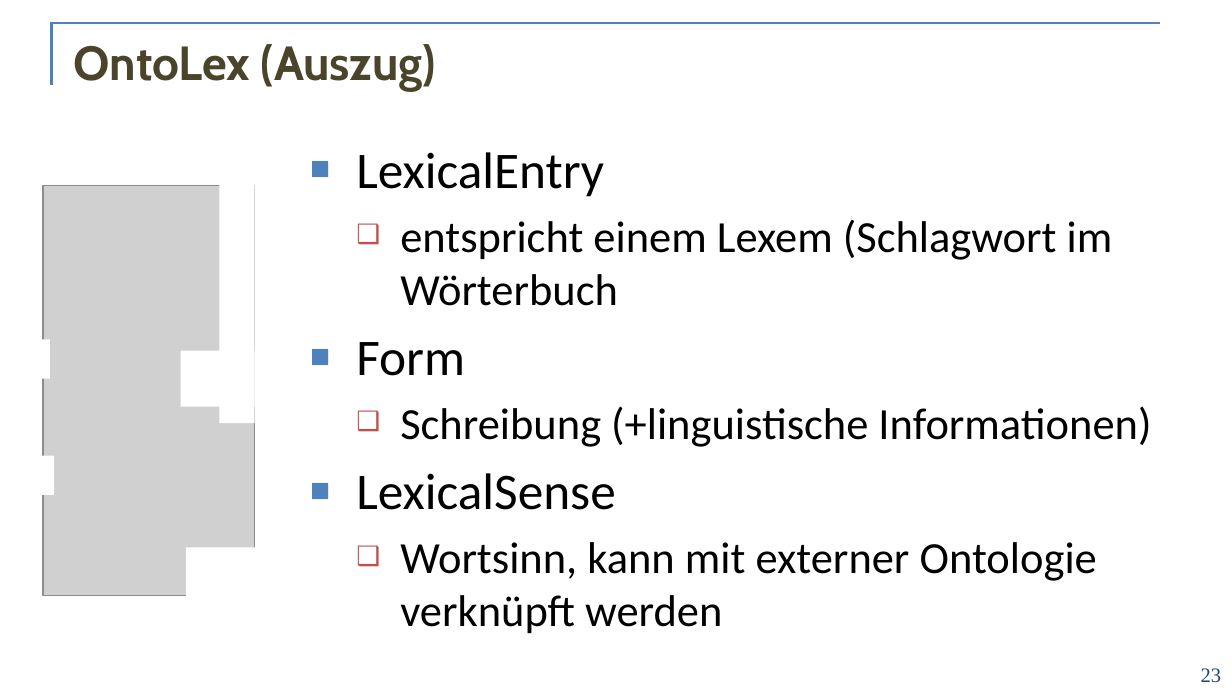
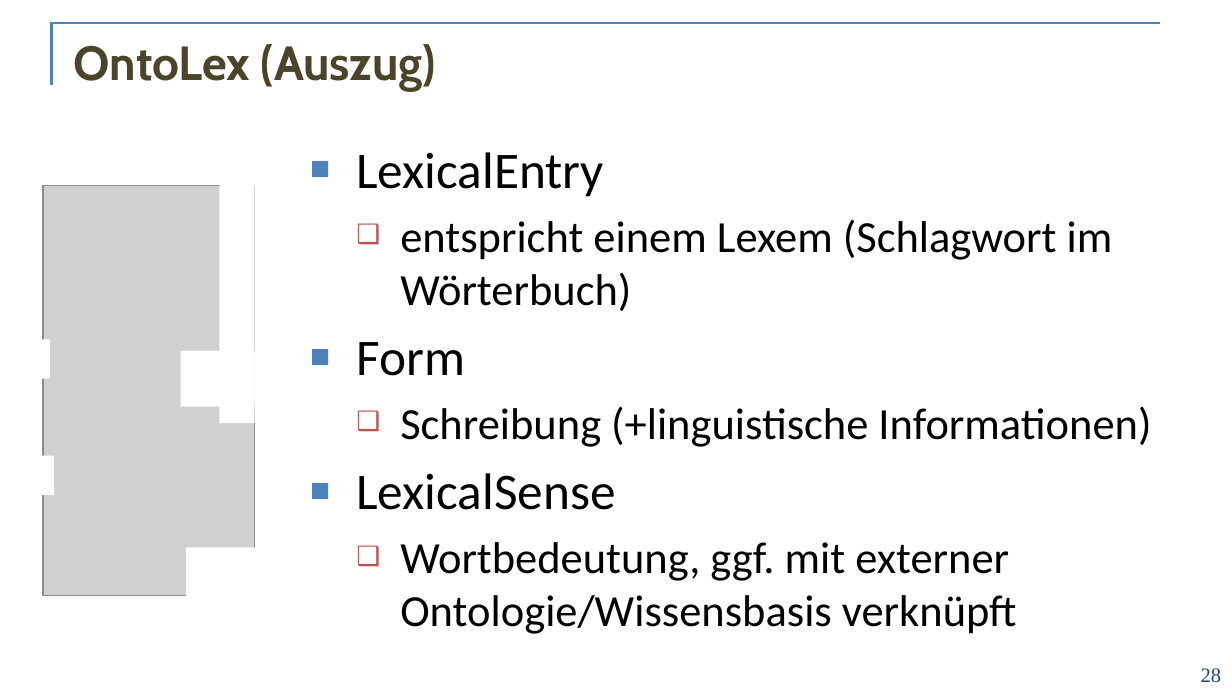
Before and after one commit to acoli-repo/rdf4discourse, a slide deck: slide 28 of doc/vortrag.pptx (slide 23 before the commit). Drawn at 1232x693 pixels with LibreOffice and Linux fonts; fonts in the diff are those of the drawing; grey boxes stand for pictures; background and template pictures are left out. Boxes give left, top, right and bottom in pixels: in the first picture for what was removed or moved away, otherwise in the second. Text is boxed around its words. In the diff, an @@ line names an element or a change of style, - is before the commit and + after.

```diff
--- a/doc/vortrag.pptx
+++ b/doc/vortrag.pptx
@@ text at [400, 219, 1113, 311]: text changed @@
-  ❑ entspricht einem Lexem (Schlagwort im Wörterbuch
+  ❑ entspricht einem Lexem (Schlagwort im Wörterbuch)
@@ text at [400, 542, 1017, 634]: text changed @@
-  ❑ Wortsinn, kann mit externer Ontologie verknüpft werden
+  ❑ Wortbedeutung, ggf. mit externer Ontologie/Wissensbasis verknüpft
@@ page number at [1201, 668, 1221, 683]: text changed @@
-23
+28
```
Also in this commit, not shown: 27 other slides changed, 28 slides added, 31 slides removed, 2 other files.
